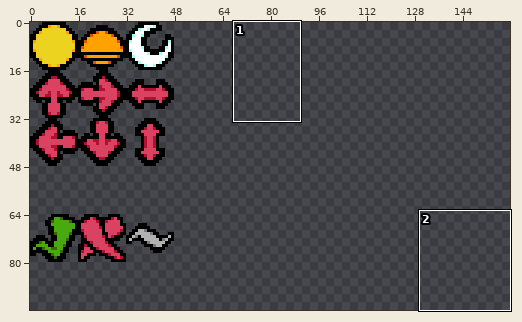
Pixel-art file, stored at DevTools/LDtk/dummy/DayTime.aseprite. Above: a wide view before the commit, with the close-up outlined.
Close-up. Before:
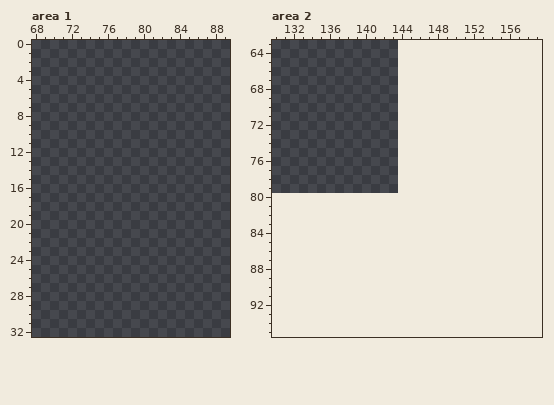
144x80 pixels, 1 frame. Shown: area 1: x 68..89, y 0..32; area 2: x 130..159, y 63..95. The old version is drawn lined up with the new one, on the new canvas. The commit also changed other parts of the picture, which this record leaves out.
Palette (. is transparent): 
And afterwards:
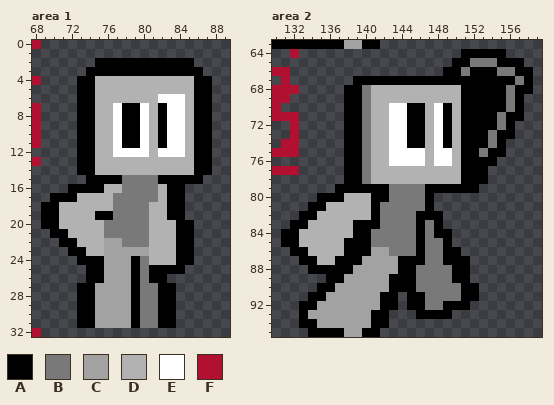
Colours new in this view: A #000000  B #797979  C #a2a2a2  D #b2b2b2  E #ffffff  F #b21030
What changed:
canvas 144x80 -> 160x96
Changed rows in their new state; - is an unchanged pixel.
Area 1:
first column x 68:
 0 F-------------------
 2 -------AAAAAAAAAAA--
 3 ------AAAAAAAAAAAAA-
 4 F----AADDDDDDDDDDDAA
 5 -----AADDDDDDDDDDDAA
 6 -----AADDDDDDDEEEDAA
 7 F----AADDEAAEDAEEDAA
 8 F----AADDEAAEDAEEDAA
 9 F----AADDEAAEDAEEDAA
10 F----AADDEAAEDAEEDAA
11 F----AADDEAAEDAEEDAA
12 -----AADDEEEEDEEEDAA
13 F----AADDDDDDDDDDDAA
14 -----AADDDDDDDDDDDAA
15 ------AAAABBBBAAAAA-
16 ----AAAADDBBBBDAA---
17 --AAADDDDBBBBBDAA---
18 -AADDDDDDBBBBDDAA---
19 -AADDDDAABBBBDDAA---
20 -AADDDDDBBBBBDDDAA--
21 --AADDDDBBBBBDDDAA--
22 ---AADDDCCBBBDDDAA--
23 ----AADDCCCCCDDDAA--
24 -----AAACCCABDDDAA--
25 ------AACCCABAAAA---
26 ------AACCCABAA-----
27 -----AACCCCABBAA----
28 -----AACCCCABBAA----
29 -----AACCCCABBAA----
30 -----AACCCCABBAA----
31 -----AACCCCABBAA----
32 F-------------------
Area 2:
first column x 130:
63 AAAAAAAACCAA-----------------
64 --F------------------AAAAA---
65 --------------------AABBBAAA-
66 FF-----------------AABAAABBAA
67 -F-------AAAAAAAAAAAAAAAAAABA
68 FFF-----AABDDDDDDDDDDAAAAABAA
69 FF------AABDDDDDDDDDDAAAAABA-
70 F-------AABDDEEAADEADAAAAABA-
71 FFF-----AABDDEEAADEADAAAABAA-
72 --F-----AABDDEEAADEADAAAABA--
73 --F-----AABDDEEAADEADAAABAA--
74 -FF-----AABDDEEAADEADAAABA---
75 FFF-----AABDDEEEEDEEDAABAA---
76 --------AABDDEEEEDEEDAAAA----
77 FFF-----AABDDDDDDDDDDAAA-----
78 --------AABDDDDDDDDDDAAA-----
79 -------AAAAAABBBBAAAAAA------
80 -----AAADDDAABBBBA-----------
81 ----AADDDDDABBBBBA-----------
82 ---AADDDDDDABBBBAAA----------
83 --AADDDDDAAABBBBABA----------
84 -AADDDDDDAABBBBBABAA---------
85 -AADDDDDAAABBBBBABBA---------
86 --AADDDDAAACCBBBABBAA--------
87 ---AADDAAACCCCAAABBAAA-------
88 ----AAAAACCCCCAABBBBAA-------
89 ------AACCCCCAAABBBBAA-------
90 -----AACCCCCCAAABBBBBAA------
91 ----AACCCCCCAA-AABBBBAA------
92 ---AACCCCCCCAA-AABBAAA-------
93 ---ACCCCCCCAA---AAAA---------
94 ---AACCCCCCAA----------------
95 ----AAAACCAA-----------------
Boxes around the changes in both close-ups, in picture pixels (x1, y1, x2, y2):
added: (32, 40, 212, 337)
added: (272, 40, 533, 337)
